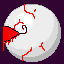
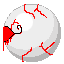
Layered file, before and after one edit (64×64). Changes by layer:
painted on "Layer 2" over [6, 4, 55, 62]
painted on "Layer 3" over [7, 25, 27, 41]
hid "Layer 4" over [0, 0, 64, 64]
